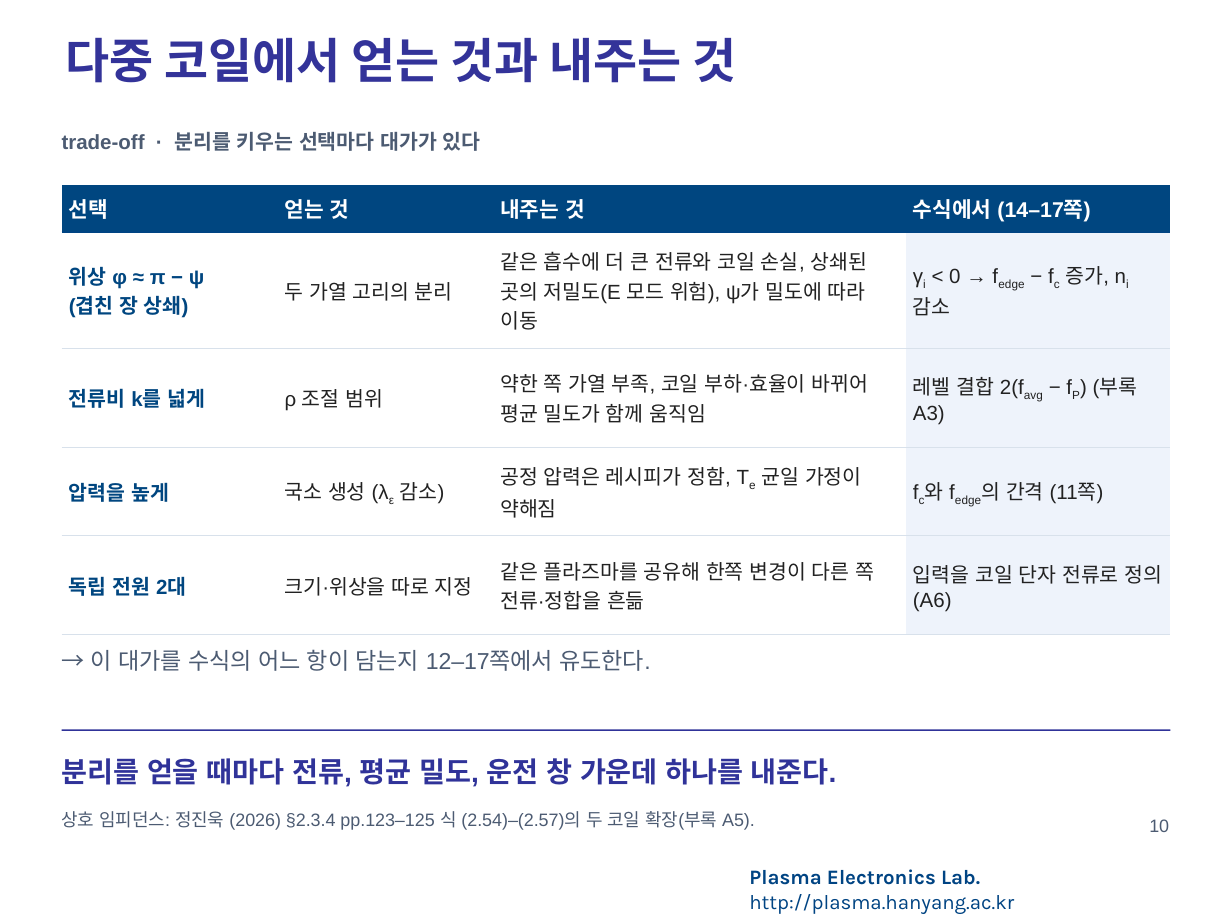
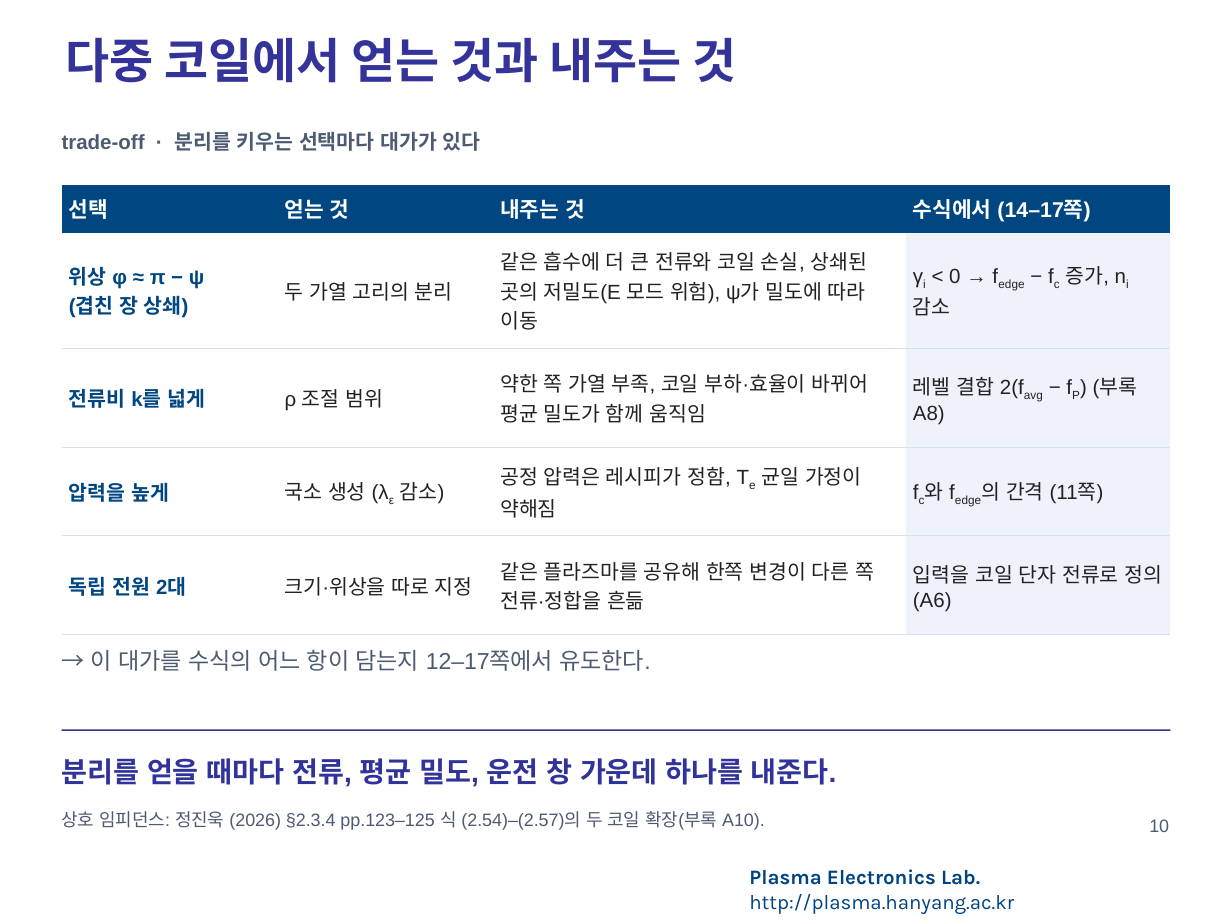
Before and after one commit to garlicjam-pyo/plasma, a slide deck: slide 10 of presentations/1차발표_재구성판.pptx. Drawn at 1232x924 pixels with LibreOffice and Linux fonts; fonts in the diff are those of the drawing; background and template pictures are left out. Boxes give left, top, right and bottom in pixels: in the first picture for what was removed or moved away, otherwise in the second. Text is boxed around its words. In the diff, an @@ line names an element or a change of style, - is before the commit and + after.

```diff
--- a/presentations/1차발표_재구성판.pptx
+++ b/presentations/1차발표_재구성판.pptx
@@ table at (x1=62, y1=185, x2=1170, y2=634) @@
-row 3, column 4: 레벨 결합 2(favg − fP) (부록 A3)
+row 3, column 4: 레벨 결합 2(favg − fP) (부록 A8)
@@ text at (x1=62, y1=811, x2=765, y2=830): text changed @@
-상호 임피던스: 정진욱 (2026) §2.3.4 pp.123–125 식 (2.54)–(2.57)의 두 코일 확장(부록 A5).
+상호 임피던스: 정진욱 (2026) §2.3.4 pp.123–125 식 (2.54)–(2.57)의 두 코일 확장(부록 A10).
```
Also in this commit, not shown: 18 other slides changed, 5 slides added, 21 other files.
